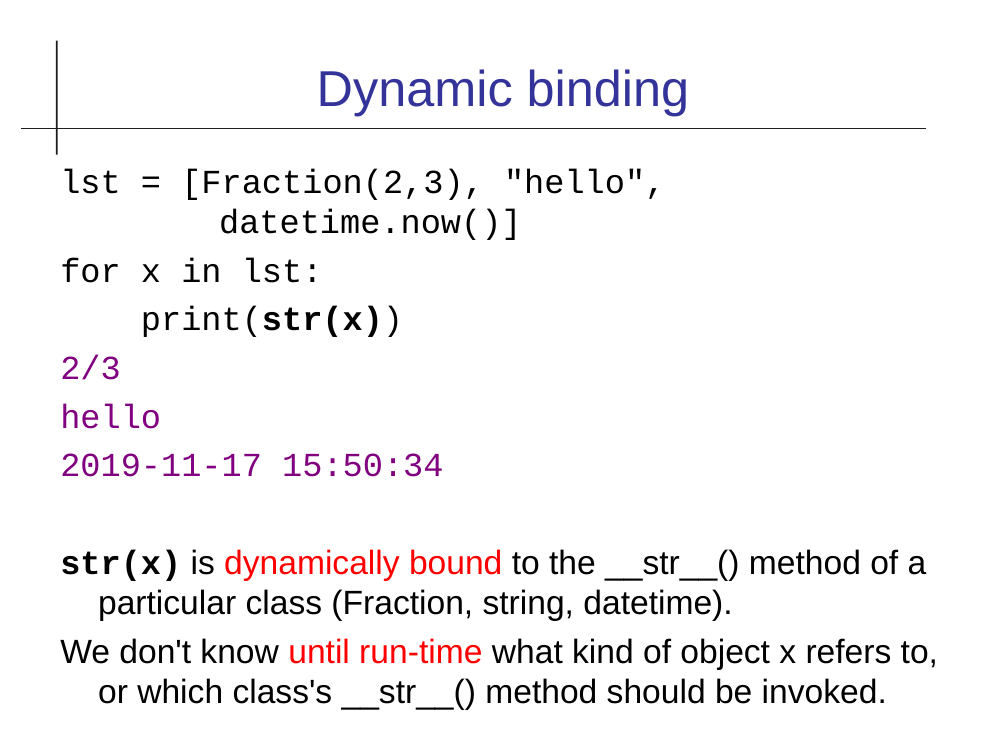
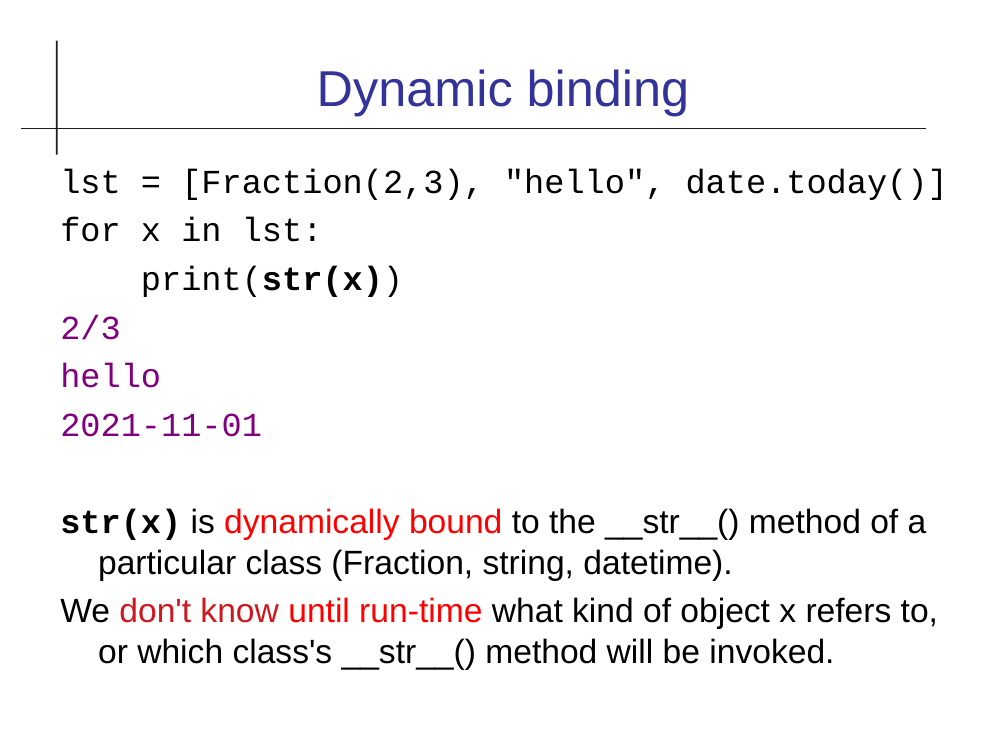
Before and after one commit to cpske/ISP, a slide deck: slide 12 of code-quality/Type-Checking.odp (slide 11 before the commit). Drawn at 1008x756 pixels with LibreOffice and Linux fonts; fonts in the diff are those of the drawing. Boxes give left, top, right and bottom in pixels: in the first picture for what was removed or moved away, otherwise in the second. Text is boxed around its words. In the diff, an @@ line names an element or a change of style, - is before the commit and + after.

```diff
--- a/code-quality/Type-Checking.odp
+++ b/code-quality/Type-Checking.odp
@@ text at (60, 168, 948, 200): text changed @@
-lst = [Fraction(2,3), "hello",
-datetime.now()]
+lst = [Fraction(2,3), "hello", date.today()]
@@ text at (60, 413, 262, 437): text changed @@
-2019-11-17 15:50:34
+2021-11-01
@@ text at (60, 597, 938, 670): text changed @@
-We don't know until run-time what kind of object x refers to, or which class's __str__() method should be invoked.
+We don't know until run-time what kind of object x refers to, or which class's __str__() method will be invoked.
```
Also in this commit, not shown: 17 other slides changed, 6 slides added, 11 other files.
